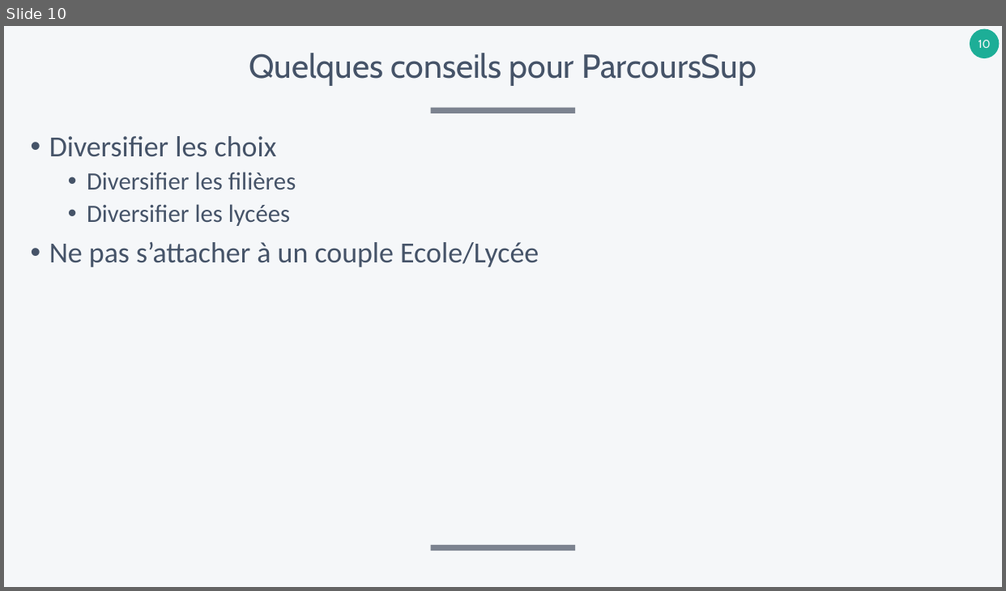
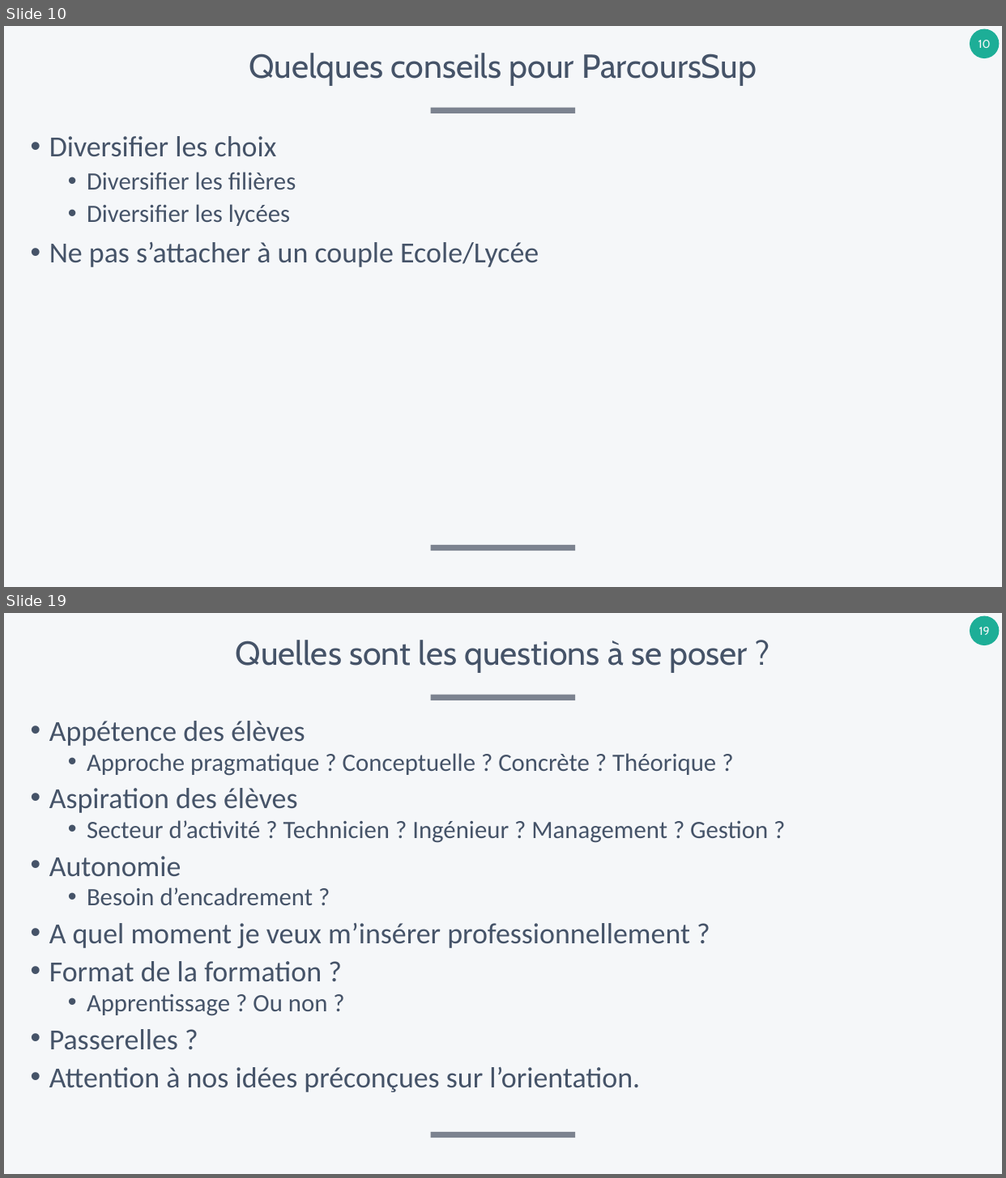
Before and after one commit to xpessoles/SI_Dev, a slide deck: Orientation/Orientation_PostBac.pptx. Shown one above the other, each under a label of ours: slide 10 before the commit, slides 10 and 19 after it; the slides between them are not shown. The pictures are 1006x591 and 1006x1178 pixels, drawn with LibreOffice and Linux fonts; fonts in the diff are those of the drawing. Boxes give left, top, right and bottom in pixels: in the first picture for what was removed or moved away, otherwise in the second. Text is boxed around its words. In the diff, an @@ line names an element or a change of style, - is before the commit and + after.

```diff
--- a/Orientation/Orientation_PostBac.pptx
+++ b/Orientation/Orientation_PostBac.pptx
@@ slide 19 added at (4,613,1002,1174), background #F5F7F9; not listed: 3 template elements that a slide beside it also shows @@
@@ title added at (236,640,748,673), 32 pt, text #455368 @@
+Quelles sont les questions à se poser ?
@@ text added at (49,721,768,1093), 28 pt, text #455368 @@
+• Appétence des élèves
+  • Approche pragmatique ? Conceptuelle ? Concrète ? Théorique ?
+• Aspiration des élèves
+  • Secteur d’activité ? Technicien ? Ingénieur ? Management ? Gestion ?
+• Autonomie
+  • Besoin d’encadrement ?
+• A quel moment je veux m’insérer professionnellement ?
+• Format de la formation ?
+  • Apprentissage ? Ou non ?
+• Passerelles ?
+• Attention à nos idées préconçues sur l’orientation.
```
Also in this commit, not shown: 4 slides changed, 9 other slides added.
